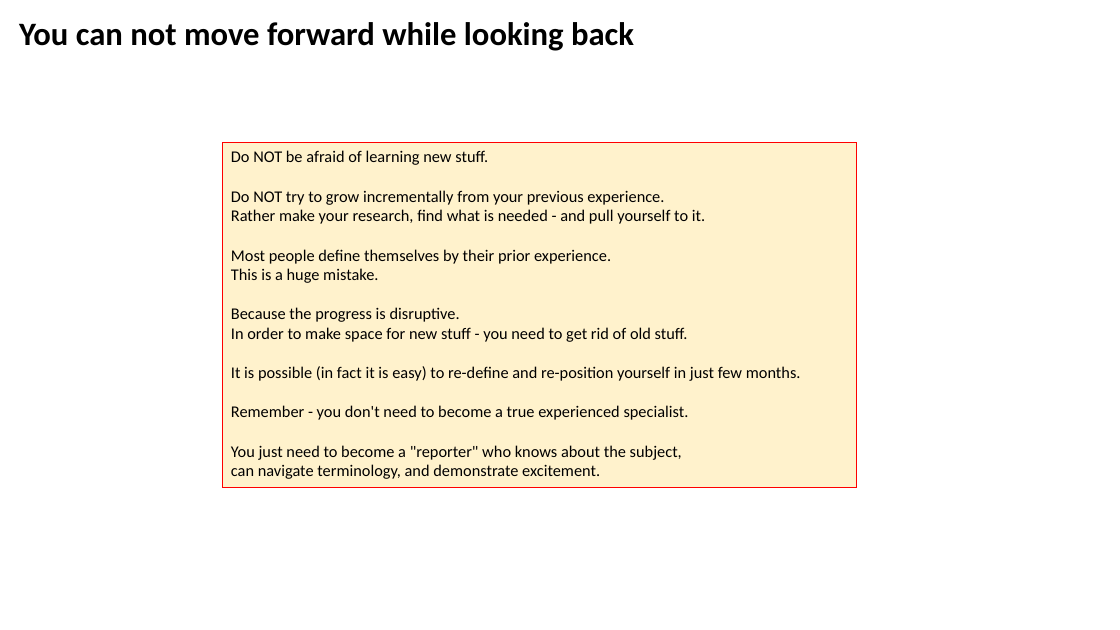
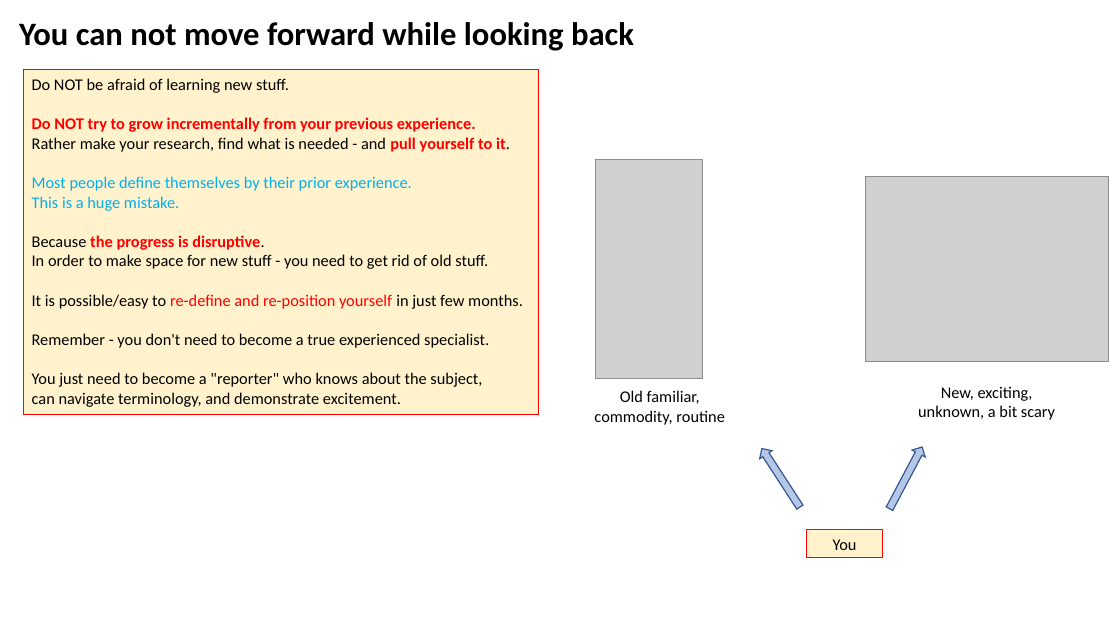
Before and after one commit to lselector/marketing, a slide deck: slide 9 of Job_Searching.pptx. Drawn at 1120x630 pixels with LibreOffice and Linux fonts; fonts in the diff are those of the drawing; grey boxes stand for pictures. Boxes give left, top, right and bottom in pixels: in the first picture for what was removed or moved away, otherwise in the second. Text is boxed around its words. In the diff, an @@ line names an element or a change of style, - is before the commit and + after.

```diff
--- a/Job_Searching.pptx
+++ b/Job_Searching.pptx
@@ rectangle "Do NOT be afraid of ...": place and size @@
-rectangle "Do NOT be afraid of ..." at (223, 143, 857, 488)
+rectangle "Do NOT be afraid of ..." at (24, 70, 539, 415)
@@ text in rectangle at (32, 117, 510, 250): text colour #000000 to #FF0000, bold on in "Do NOT try to grow incrementally from ...", "pull yourself to it.", "the progress is disruptive."; text colour #000000 to #00B0F0 in "Most people define themselves by their prior ...", "This is a huge mistake." @@
@@ picture added at (596, 160, 702, 379) @@
@@ picture added at (865, 176, 1109, 362) @@
@@ text in rectangle at (32, 294, 523, 309): text changed @@
-It is possible (in fact it is easy) to re-define and re-position yourself in just few months.
+It is possible/easy to re-define and re-position yourself in just few months.
@@ text added at (918, 387, 1055, 420), 14 pt, text #000000 @@
+New, exciting, unknown, a bit scary
@@ text added at (594, 390, 724, 425), 14 pt, text #000000 @@
+Old familiar, commodity, routine
@@ down arrow added at (756, 444, 807, 511), fill #B4C7E7, outline #325491 1 pt @@
@@ down arrow added at (884, 443, 930, 512), fill #B4C7E7, outline #325491 1 pt @@
@@ rectangle added at (807, 530, 884, 559), fill #FFF2CC, outline #FF0000 0.75 pt, 14 pt, text #000000 @@
+You
```
Also in this commit, not shown: 10 other slides changed, 2 slides added.
